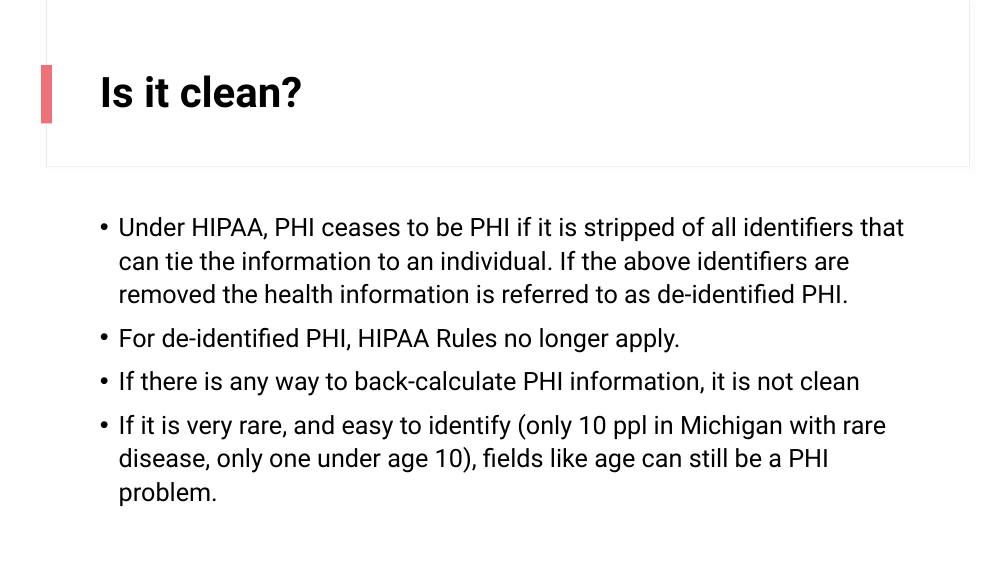
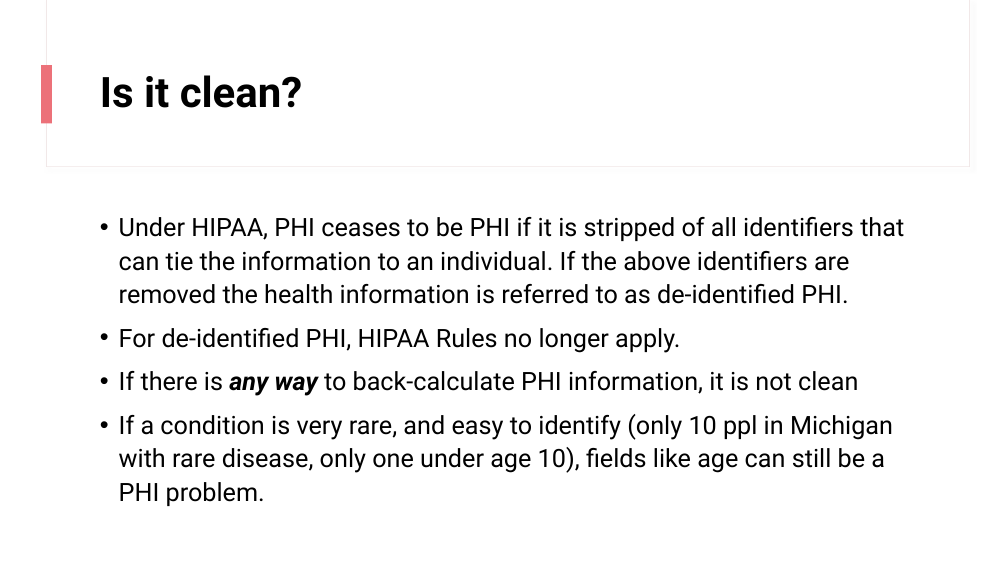
Before and after one commit to higgi13425/rmrwr-book, a slide deck: slide 13 of data/PHI_data.pptx (slide 11 before the commit). Drawn at 1008x567 pixels with LibreOffice and Linux fonts; fonts in the diff are those of the drawing. Boxes give left, top, right and bottom in pixels: in the first picture for what was removed or moved away, otherwise in the second. Text is boxed around its words. In the diff, an @@ line names an element or a change of style, - is before the commit and + after.

```diff
--- a/data/PHI_data.pptx
+++ b/data/PHI_data.pptx
@@ text at box(119, 371, 858, 396): bold on, italic on in "any way" @@
@@ text at box(119, 414, 893, 506): text changed @@
-• If it is very rare, and easy to identify (only 10 ppl in Michigan with rare disease, only one under age 10), fields like age can still be a PHI problem.
+• If a condition is very rare, and easy to identify (only 10 ppl in Michigan with rare disease, only one under age 10), fields like age can still be a PHI problem.
```
Also in this commit, not shown: 10 other slides changed, 3 slides added, 1 other file.
